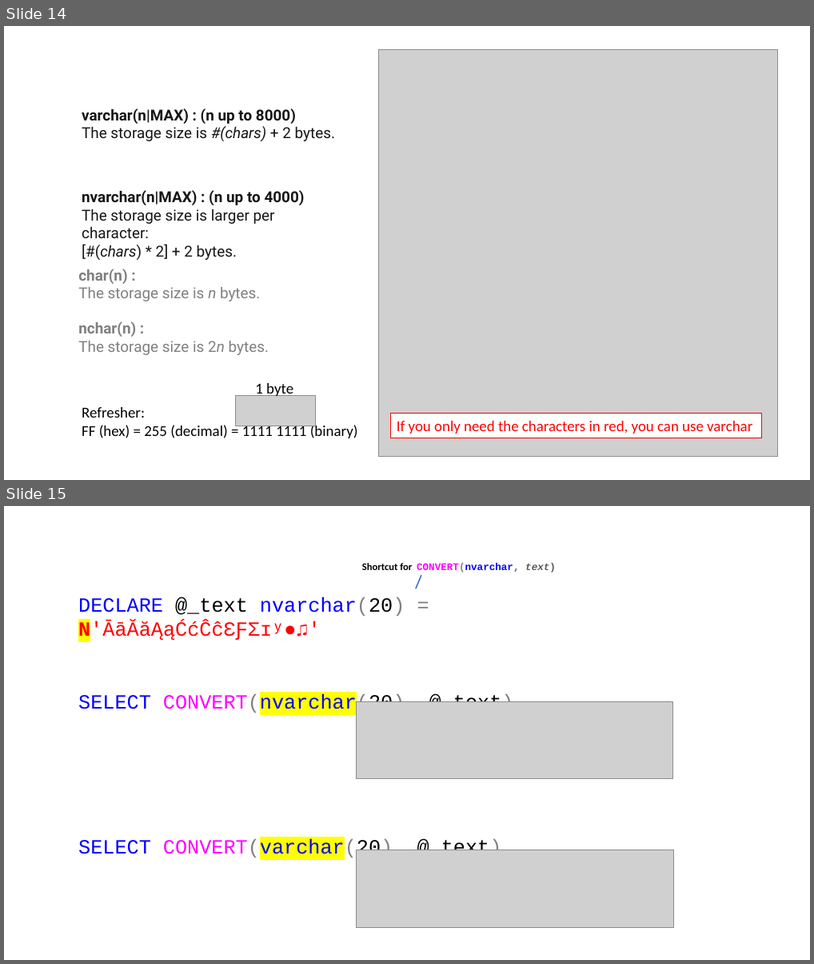
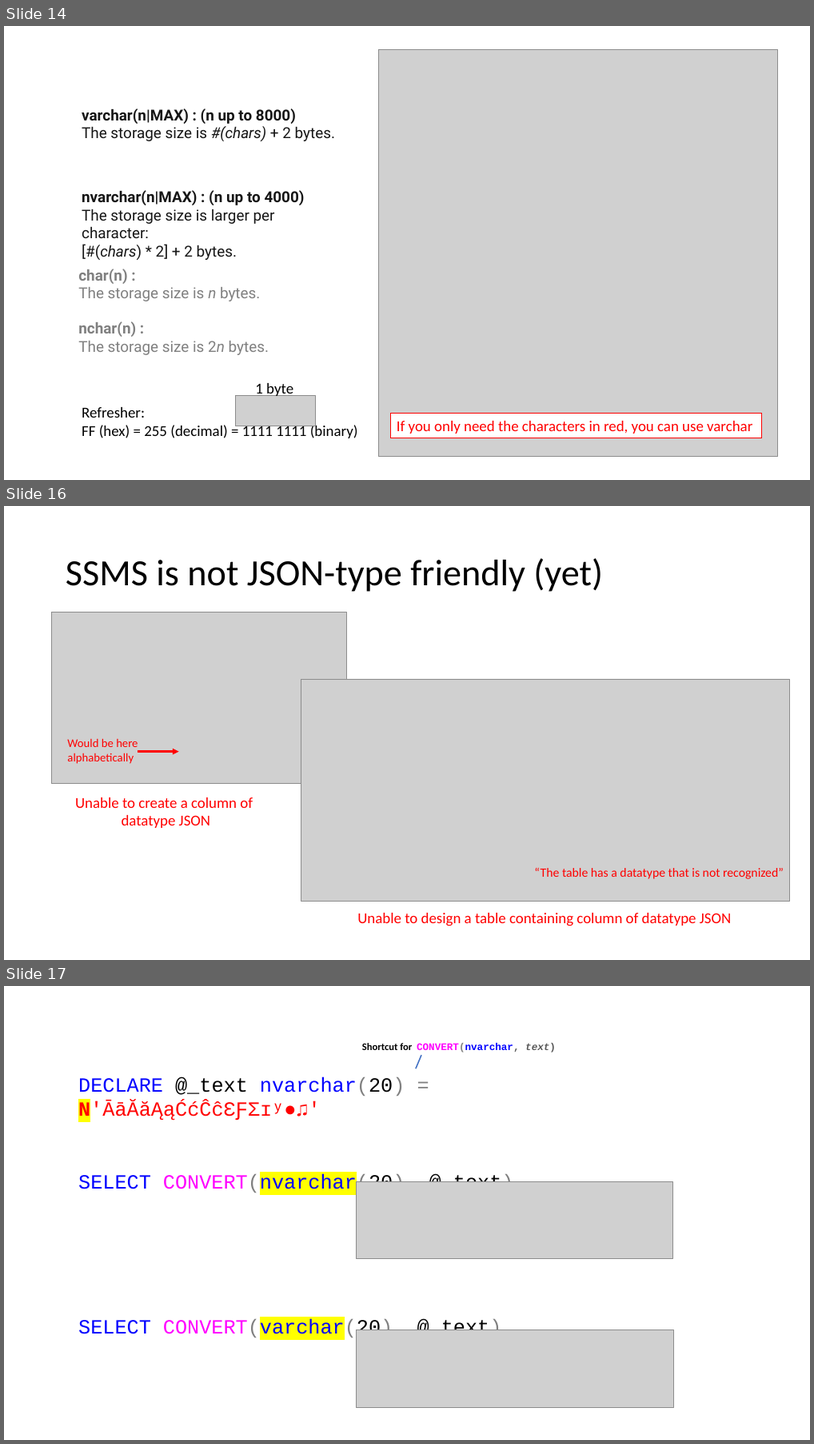
Before and after one commit to jbfoushee/MyPresentations, a slide deck: TSQL_JSON_Operators/TSQL_JSON_Operators.pptx. Shown one above the other, each under a label of ours: slides 14 and 15 before the commit, slides 14, 16 and 17 after it; the slides between them are not shown. The pictures are 814x964 and 814x1444 pixels, drawn with LibreOffice and Linux fonts; fonts in the diff are those of the drawing; grey boxes stand for pictures. Boxes give left, top, right and bottom in pixels: in the first picture for what was removed or moved away, otherwise in the second. Text is boxed around its words. In the diff, an @@ line names an element or a change of style, - is before the commit and + after.

```diff
--- a/TSQL_JSON_Operators/TSQL_JSON_Operators.pptx
+++ b/TSQL_JSON_Operators/TSQL_JSON_Operators.pptx
@@ slide 16 added at (4,506,810,960), background #FFFFFF @@
@@ title added at (66,558,603,592), 44 pt, text #000000 @@
+SSMS is not JSON-type friendly (yet)
@@ picture added at (51,612,347,783) @@
@@ picture added at (302,679,790,901) @@
@@ text added at (67,738,138,764), 14 pt, text #FF0000 @@
+Would be here
+alphabetically
@@ arrow added from (138, 752) to (179, 752), #FF0000 2.5 pt @@
@@ text added at (75,797,253,828), 18 pt, text #FF0000 @@
+Unable to create a column of
+datatype JSON
@@ text added at (534,868,784,879), 15 pt, text #FF0000 @@
+“The table has a datatype that is not recognized”
@@ text added at (358,912,731,926), 18 pt, text #FF0000 @@
+Unable to design a table containing column of datatype JSON
@@ what was slide 15 is now slide 17 @@
```
Also in this commit, not shown: 3 slides changed, 2 other slides added, 5 other files.
